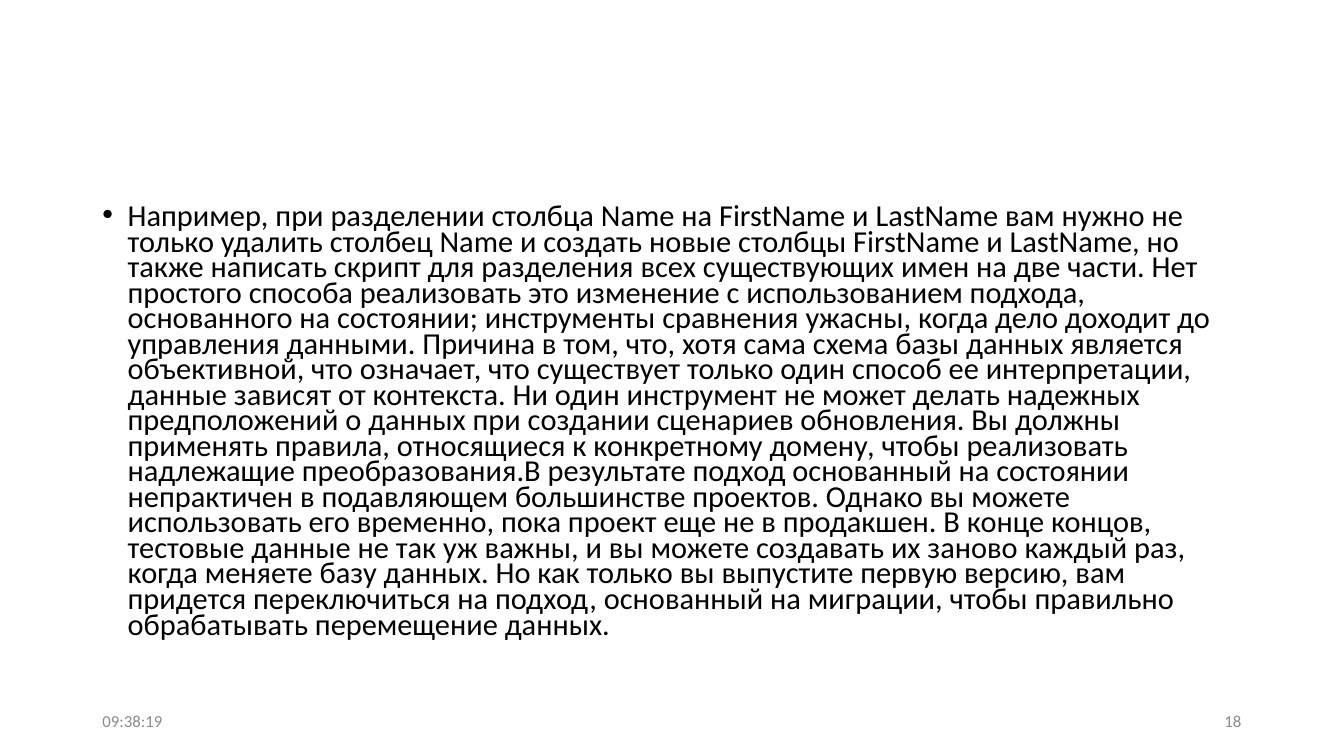
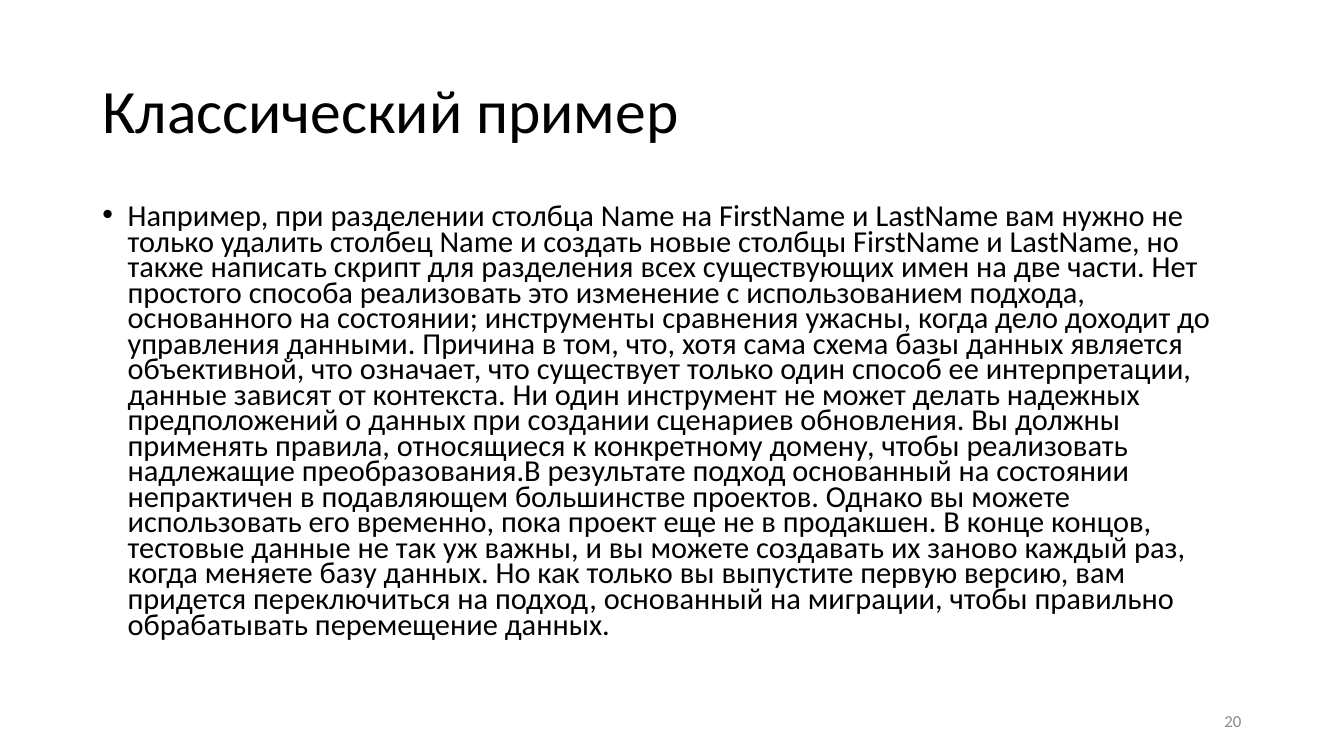
Before and after one commit to Sa1Gur/DbTest.Containers, a slide deck: slide 20 of DbaseTesting.pptx (slide 18 before the commit). Drawn at 1344x756 pixels with LibreOffice and Linux fonts; fonts in the diff are those of the drawing. Boxes give left, top, right and bottom in pixels: in the first picture for what was removed or moved away, otherwise in the second. Text is boxed around its words. In the diff, an @@ line names an element or a change of style, - is before the commit and + after.

```diff
--- a/DbaseTesting.pptx
+++ b/DbaseTesting.pptx
@@ title added at bbox=[102, 91, 678, 143], 44 pt, text #000000 @@
+Классический пример
@@ text removed at bbox=[102, 715, 162, 727] @@
-09:38:19
@@ page number at bbox=[1224, 716, 1241, 727]: text changed @@
-18
+20
```
Also in this commit, not shown: 66 other slides changed, 3 slides added, 1 slide removed, 2 other files.
